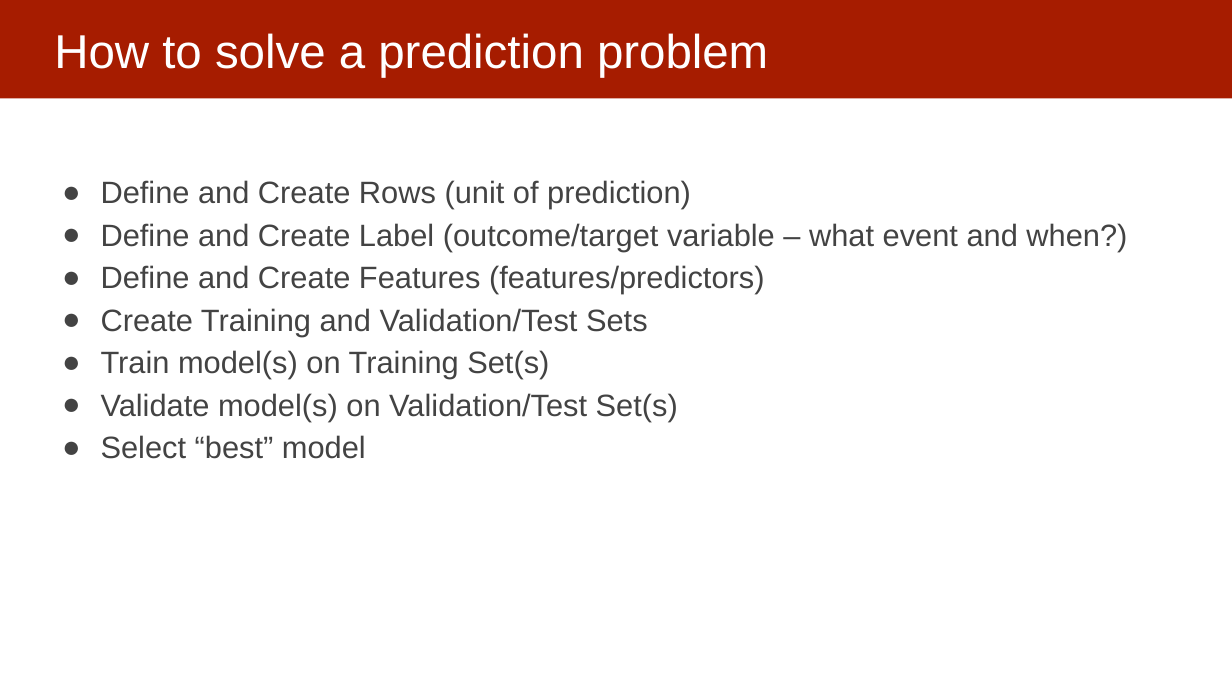
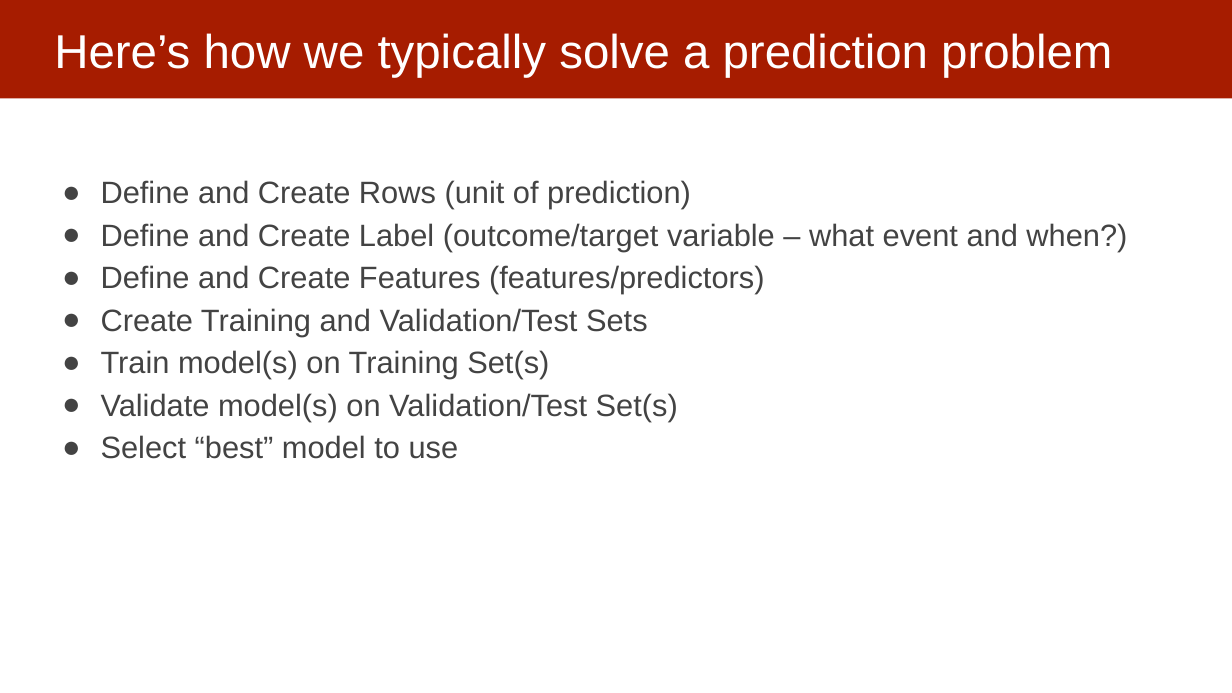
Before and after one commit to dssg/MLinPractice, a slide deck: slide 6 of Lectures/Lecture5-ModelSelection.pptx. Drawn at 1232x693 pixels with LibreOffice and Linux fonts; fonts in the diff are those of the drawing. Boxes give left, top, right and bottom in pixels: in the first picture for what was removed or moved away, otherwise in the second. Text is boxed around its words. In the diff, an @@ line names an element or a change of style, - is before the commit and + after.

Commit message:
updated model selection

```diff
--- a/Lectures/Lecture5-ModelSelection.pptx
+++ b/Lectures/Lecture5-ModelSelection.pptx
@@ title at (x1=54, y1=33, x2=1112, y2=78): text changed @@
-How to solve a prediction problem
+Here’s how we typically solve a prediction problem
@@ text at (x1=101, y1=435, x2=459, y2=459): text changed @@
-● Select “best” model
+● Select “best” model to use
```
Also in this commit, not shown: 1 other slide changed, 1 slide added, 1 slide removed.
